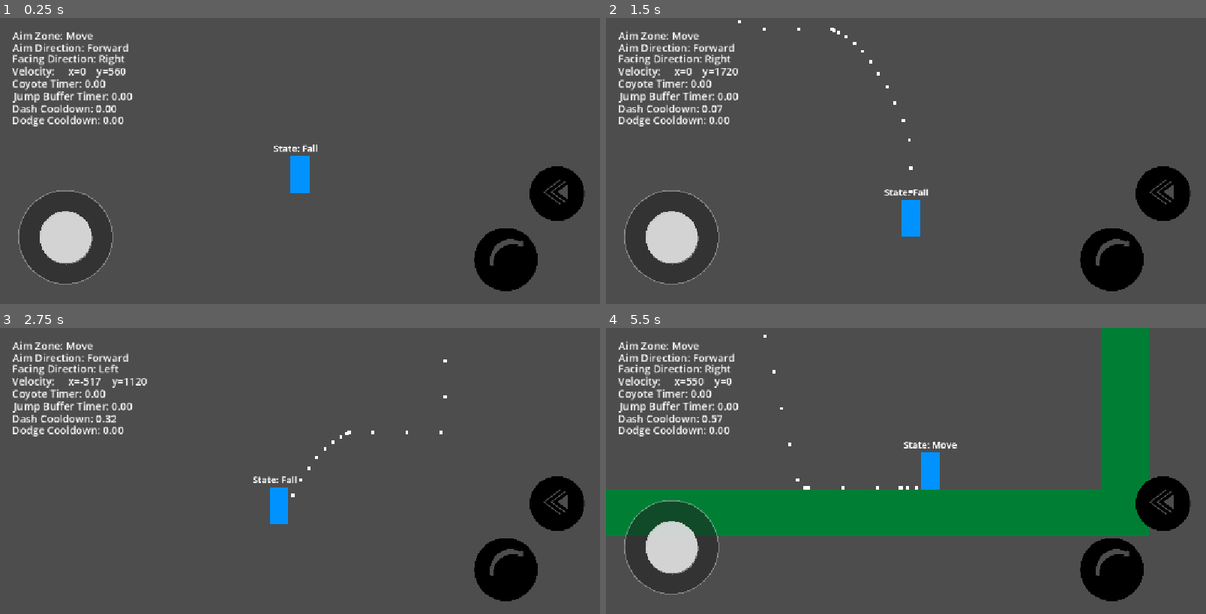
Above: before the commit, frames 1-4 (two rows, left to right).
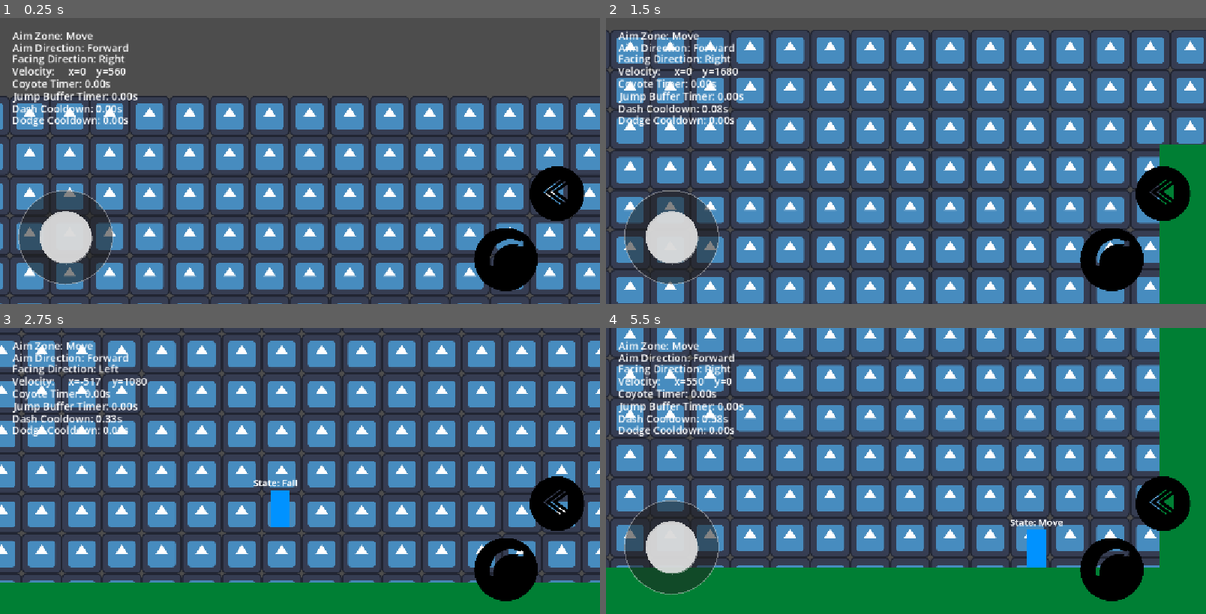
Above: after the commit, the same moments.

Repository: Mrdarx444/Veinbreaker
Game: Godot game, scene res://source/test/world.tscn
Two runs of this game, one before a commit and one after it. Both use one fixed random seed, a clock stepped at 60 frames per second and the inputs below. The engine's default icon, where the game draws it, is replaced by a stand-in: a white triangle on a blue panel in a dark square.
Inputs (mouse positions are in pixels of both pictures, inside the frame that each line leads up to):
- Up to frame 1 (0.25 s): no input
- Up to frame 2 (1.5 s): tap Enter at 0.5 s; move the mouse to (1038, 146) at 0.52 s; hold D (Right) 0.53-1.25 s; hold Space (Jump) 0.53-1.25 s; tap Shift (Dash) at 0.6 s; click (1038, 146) at 0.67 s; drag from (786, 175) to (876, 218) at 1.27 s
- Up to frame 3 (2.75 s): move the mouse to (360, 408) at 2.02 s; hold A (Left) from 2.03 s (still down); hold Space (Jump) from 2.03 s (still down); tap Shift (Dash) at 2.1 s
- Up to frame 4 (5.5 s): release A (Left) at 2.75 s; release Space (Jump) at 2.75 s; drag from (876, 528) to (726, 428) at 2.77 s; move the mouse to (1086, 513) at 3.52 s; hold D (Right) 3.53-4.25 s; hold Space (Jump) 3.53-4.25 s; drag from (726, 428) to (816, 399) at 4.27 s; move the mouse to (936, 471) at 5.02 s; hold D (Right) from 5.03 s (still down); hold Space (Jump) from 5.03 s (still down); tap Shift (Dash) at 5.1 s; click (936, 471) at 5.17 s

The runs differ from the first frame. In frame 1, 40% of the frame differs, in the area x 0-100%, y 22-100%; in frame 2, 55%; in frame 3, 59%; in frame 4, 72%, in the area x 0-100%, y 0-100%.

Commit message:
Create Player Camera System / Camera Simple Shake (trauma)

Diff:
--- a/project.godot
+++ b/project.godot
@@ -18,6 +18,11 @@
 boot_splash/stretch_mode=0
 boot_splash/use_filter=false
 config/icon="res://icon.svg"
+
+[autoload]
+
+CameraManager="*uid://duvov6ycjp558"
+GameConstents="*uid://bq750t44uimnu"
 
 [debug]
 
--- /dev/null
+++ b/source/Autoload/CameraManager.gd
@@ -0,0 +1,6 @@
+extends Node
+
+signal shake(force: float)
+
+func camera_shake(force: float = 0.5):
+	shake.emit(force)
--- /dev/null
+++ b/source/Autoload/GameConstents.gd
@@ -0,0 +1,10 @@
+extends Node
+
+const CAMERA_SHAKE_FORCES: Dictionary = {
+	"BIG_FALL": 5.0,
+	"FORCED_FALL": 0.4,
+	#"BIG_FORCED_FALL": 0.8,
+	"DASH": 0.27,
+	"AIR_DASH": 0.4,
+	"DODGE": 0.5
+}
--- a/source/scenes/Player/player.tscn
+++ b/source/scenes/Player/player.tscn
@@ -2,6 +2,7 @@
 
 [ext_resource type="Script" uid="uid://ceej0isvs6nyv" path="res://source/scripts/Player/player.gd" id="1_31g4s"]
 [ext_resource type="Script" uid="uid://d17itavn1yymn" path="res://source/scripts/Player/Component/aim_component.gd" id="2_ck846"]
+[ext_resource type="Script" uid="uid://ddolicw4yugkb" path="res://source/scripts/Player/player_camera.gd" id="2_rywlg"]
 [ext_resource type="Script" uid="uid://sffei5k4nmay" path="res://source/classes/FSM/StateMachine.gd" id="3_8vvwm"]
 [ext_resource type="Script" uid="uid://cn7aqx2ivd87l" path="res://source/scripts/Player/States/idle_state.gd" id="4_0wpal"]
 [ext_resource type="Script" uid="uid://d2t4p3epldlyl" path="res://source/scripts/Player/States/move_state.gd" id="5_ryax5"]
@@ -64,9 +65,11 @@
 
 [node name="Camera" type="Camera2D" parent="." unique_id=1120778986]
 zoom = Vector2(0.6, 0.6)
+process_callback = 0
 limit_smoothed = true
 position_smoothing_enabled = true
-position_smoothing_speed = 7.0
+position_smoothing_speed = 8.0
+script = ExtResource("2_rywlg")
 
 [node name="RayCasts" type="Node2D" parent="." unique_id=1068774341]
 
@@ -84,7 +87,7 @@
 target_position = Vector2(0, 140)
 
 [node name="ForcedFall" type="RayCast2D" parent="RayCasts" unique_id=263831735]
-target_position = Vector2(0, 250)
+target_position = Vector2(0, 1000)
 
 [node name="Components" type="Node" parent="." unique_id=2138234143]
 
@@ -327,6 +330,7 @@
 script = SubResource("GDScript_c4tgw")
 
 [node name="MovementTracerDebugger" type="CPUParticles2D" parent="." unique_id=993443028]
+visible = false
 show_behind_parent = true
 position = Vector2(0, 55)
 amount = 40
--- a/source/scripts/Player/States/dash_state.gd
+++ b/source/scripts/Player/States/dash_state.gd
@@ -7,6 +7,10 @@
 	player.is_dashing = true
 	player.velocity.y = 0
 	player.velocity.x = player.dash_velocity * player.facing_direction
+	if player.is_on_floor():
+		CameraManager.camera_shake(GameConstents.CAMERA_SHAKE_FORCES.DASH)
+	else :
+		CameraManager.camera_shake(GameConstents.CAMERA_SHAKE_FORCES.AIR_DASH)
 
 func gravity_handle(delta: float, player: Player):
 	if !player.is_on_floor():
--- a/source/scripts/Player/States/dodge_state.gd
+++ b/source/scripts/Player/States/dodge_state.gd
@@ -7,6 +7,7 @@
 	player.velocity.y = 0
 	player.dodge_timer.start()
 	player.is_dodging = true
+	CameraManager.camera_shake(GameConstents.CAMERA_SHAKE_FORCES.DODGE)
 
 func gravity_handle(delta: float, player: Player):
 	if !player.is_on_floor():
--- a/source/scripts/Player/States/fall_state.gd
+++ b/source/scripts/Player/States/fall_state.gd
@@ -2,6 +2,7 @@
 
 var forced_fall: bool = false
 var is_big_fall: bool = false
+var time_after_big_fall: float = 0
 
 func physics_update(delta: float, state_owner: Node2D, state_machine: StateMachine) -> void:
 	var player: Player = state_owner
@@ -16,6 +17,8 @@
 		else :
 			player.jump_buffer_timer.start()
 	super.physics_update(delta, state_owner, state_machine)
+	if is_big_fall and player.big_fall_timer.is_stopped():
+		time_after_big_fall += delta
 
 func movement_handle(delta: float, player: Player):
 	super.movement_handle(delta, player)
@@ -37,7 +40,9 @@
 
 func get_next_state(player: Player) -> StringName:
 	if player.is_on_floor():
+		if forced_fall: CameraManager.camera_shake(0.65)
 		if is_big_fall and player.big_fall_timer.is_stopped():
+			CameraManager.camera_shake(GameConstents.CAMERA_SHAKE_FORCES.BIG_FALL * time_after_big_fall)
 			return &"Stunned"
 		if player.joystick.move_direction != 0 and player.can_move:
 			return &"Move"
@@ -73,3 +78,4 @@
 func exit(state_owner: Node2D, state_machine: StateMachine) -> void:
 	forced_fall = false
 	is_big_fall = false
+	time_after_big_fall = 0
--- a/source/scripts/Player/player.gd
+++ b/source/scripts/Player/player.gd
@@ -31,7 +31,7 @@
 @export_subgroup("Dash")
 @export var is_dashing: bool = true
 @export var dash_velocity: float = 2200.0
-@export var dash_time: float = 0.13
+@export var dash_time: float = 0.14
 @export var dash_cooldown_time: float = 0.8
 @export var dash_gravity_coefficient: float = 0.0
 @export_subgroup("Dodge")
@@ -90,6 +90,8 @@
 @onready var dash_cooldown_timer_label: Label = $HUD/Debug/DashCooldownTimer
 @onready var dodge_cooldown_timer_label: Label = $HUD/Debug/DodgeCooldownTimer
 
+var shaking: bool = false
+
 func _ready() -> void:
 	set_timers()
 	debug_labels_container.visible = DEBUG_MODE
@@ -120,7 +122,7 @@
 			move_direction_label.text = "Facing Direction: ?????"
 
 	velocity_label.text = "Velocity:     x=%d    y=%d" % [velocity.x, velocity.y]
-	coyote_timer_label.text = "Coyote Timer: %.2f" % coyote_timer.time_left
-	buffer_timer_label.text = "Jump Buffer Timer: %.2f" % jump_buffer_timer.time_left
-	dash_cooldown_timer_label.text = "Dash Cooldown: %.2f" % dash_cooldown_timer.time_left
-	dodge_cooldown_timer_label.text = "Dodge Cooldown: %.2f" % dodge_cooldown_timer.time_left
+	coyote_timer_label.text = "Coyote Timer: %.2fs" % coyote_timer.time_left
+	buffer_timer_label.text = "Jump Buffer Timer: %.2fs" % jump_buffer_timer.time_left
+	dash_cooldown_timer_label.text = "Dash Cooldown: %.2fs" % dash_cooldown_timer.time_left
+	dodge_cooldown_timer_label.text = "Dodge Cooldown: %.2fs" % dodge_cooldown_timer.time_left
--- /dev/null
+++ b/source/scripts/Player/player_camera.gd
@@ -0,0 +1,39 @@
+extends Camera2D
+class_name PlayerCamera
+
+### Recive Signals From CameraManager
+
+@export var decay := 2.2        # How fast the shake fades (0 to 1)
+@export var max_offset := Vector2(32, 32)  # Maximum horizontal/vertical shake in pixels
+@export var max_roll := 0.1      # Maximum rotation in radians
+
+var trauma := 0.0
+var noise = FastNoiseLite.new()
+var noise_y := 0.0
+
+func _ready() -> void:
+	randomize()
+	noise.seed = randi()
+	noise.frequency = 4.0
+	CameraManager.shake.connect(Callable(self, "add_trauma"))
+
+func add_trauma(amount: float) -> void:
+	trauma = clamp(trauma + amount, 0.0, 1.0)
+
+func _process(delta: float) -> void:
+	if trauma > 0.0:
+		stage_shake(delta)
+		trauma = max(trauma - decay * delta, 0.0)
+	else:
+		offset = Vector2.ZERO
+		rotation = 0.0
+
+func stage_shake(delta: float) -> void:
+	var shake = pow(trauma, 2.0) # Quadratic curve for natural feel
+	noise_y += delta * 50.0
+	# Generate smooth noise offsets
+	offset = Vector2(
+		max_offset.x * shake * noise.get_noise_2d(noise_y, 0.0),
+		max_offset.y * shake * noise.get_noise_2d(0.0, noise_y)
+	)
+	rotation = max_roll * shake * noise.get_noise_2d(noise_y, noise_y)
--- a/source/test/world.tscn
+++ b/source/test/world.tscn
@@ -2,6 +2,7 @@
 
 [ext_resource type="PackedScene" uid="uid://bghqxvldmkdeg" path="res://source/scenes/Player/player.tscn" id="1_4loxo"]
 [ext_resource type="Script" uid="uid://ndyhlhric3kf" path="res://source/test/level_camera.gd" id="2_pdc63"]
+[ext_resource type="Texture2D" uid="uid://demhvvuo7dj3g" path="res://icon.svg" id="3_slmcd"]
 
 [sub_resource type="RectangleShape2D" id="RectangleShape2D_v5nji"]
 size = Vector2(7000, 150)
@@ -25,6 +26,14 @@
 size = Vector2(200, 70)
 
 [node name="World" type="Node2D" unique_id=57820806]
+
+[node name="TextureRect" type="TextureRect" parent="." unique_id=446392219]
+offset_left = -1606.0
+offset_top = -1162.0
+offset_right = 5594.0
+offset_bottom = 680.0
+texture = ExtResource("3_slmcd")
+stretch_mode = 1
 
 [node name="Platform" type="StaticBody2D" parent="." unique_id=267754281]
 position = Vector2(2049, 480)
@@ -50,7 +59,7 @@
 shape = SubResource("RectangleShape2D_v5nji")
 
 [node name="Player" parent="." unique_id=1568325260 instance=ExtResource("1_4loxo")]
-position = Vector2(4185, -5229)
+position = Vector2(4187, -2555)
 
 [node name="Wall1" type="StaticBody2D" parent="." unique_id=718185708]
 position = Vector2(768, -95)
@@ -210,8 +219,7 @@
 
 [node name="LevelCamera" type="Camera2D" parent="." unique_id=893587825]
 limit_left = -1451
-limit_top = -800
-limit_right = 2549
+limit_top = -1200
+limit_right = 5549
 limit_bottom = 555
 script = ExtResource("2_pdc63")
-limit_border_enabled = false
Not shown, added: source/Autoload/CameraManager.gd.uid
Not shown, added: source/Autoload/GameConstents.gd.uid
Not shown, added: source/scripts/Player/player_camera.gd.uid
